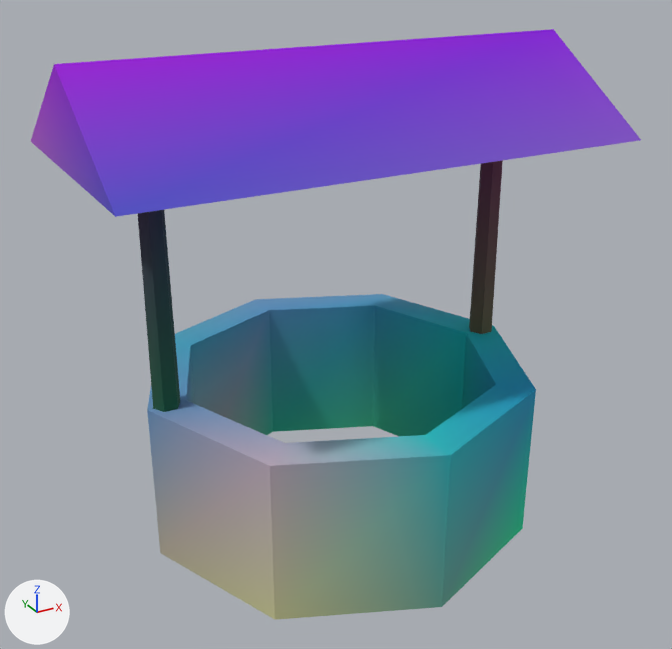
What one commit did to the glTF model assets/kit/wellhead.glb.
One viewpoint serves both versions: a 50 mm lens placed at (-2.17, -3.93, 3.05), pointed at (-0.03, -0.05, 1.11). The lights are fixed; the arrows at lower left show +X, +Y and +Z. The older version comes first. Vertices at exactly the same position are counted once.

Objects in the first picture: 'post', 'post.001', 'well_roof', 'well_wall'.
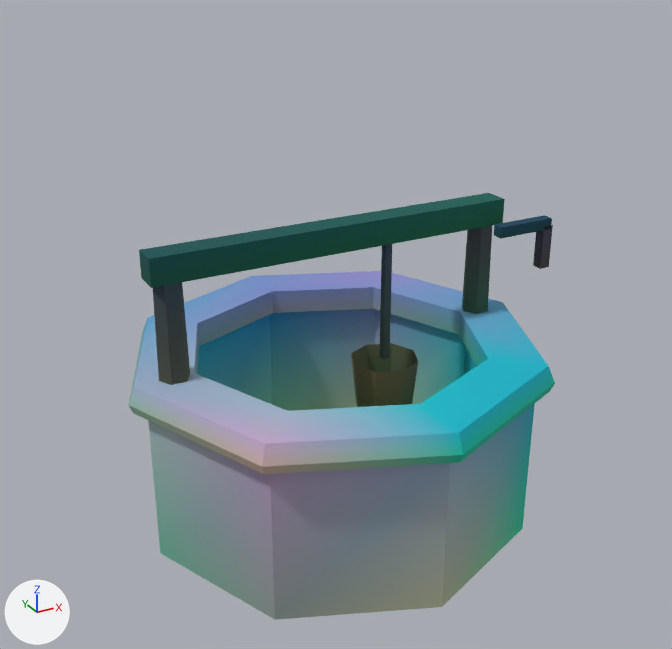
Boxes (x1, y1, x2, y2) around the edits, measured in the pictures (672 x 649 px):
'well_roof', deleted
    before: (31, 29, 641, 217)
'well_coping', added
    after: (128, 271, 555, 474)
'well_bar', added (cyan)
    after: (139, 193, 504, 288)
'post', moved, rescaled (12% narrower, 49% shorter)
    before: (138, 210, 180, 412)
    after: (153, 282, 190, 385)
'post.001', moved, rescaled (11% narrower, 49% shorter)
    before: (469, 160, 503, 334)
    after: (462, 226, 492, 314)
'bucket', added
    after: (351, 343, 418, 407)
'well_chain', added
    after: (379, 244, 392, 359)
'well_crank', added (cyan)
    after: (494, 215, 552, 238)
'well_handle', added
    after: (533, 225, 553, 269)
part 1 of me_well_wall, recoloured
    both: (161, 309, 535, 620)
part 2 of me_well_wall, recoloured
    before: (175, 294, 536, 606)
    after: (374, 309, 527, 606)
part 3 of me_well_wall, recoloured
    before: (147, 306, 450, 619)
    after: (148, 309, 441, 619)
part 4 of me_well_wall, recoloured (blue)
    before: (147, 294, 423, 466)

The change, as a list of edits to the scene's bpy script:
```text
Add mat_m_iron:
    mat_m_iron = bpy.data.materials.new('M_iron')
    # nodes: BsdfPrincipled, Mix, OutputMaterial, VertexColor
    # colours: dark grey #595961, mixed with the vertex colours
Add mat_m_stone_trim:
    mat_m_stone_trim = bpy.data.materials.new('M_stone_trim')
    # nodes: BsdfPrincipled, Mix, OutputMaterial, VertexColor
    # colours: white #e5dfd4, mixed with the vertex colours
Change me_well_wall:
    where me_well_wall.from_pydata(...)  # 32 vertices, 48 faces; spans x -1.05..1.05, y -1.05..1.05, z 0.0..0.85
    me_well_wall part 1: 21 faces centred in x -0.95..0.95, y -0.95..0.95, z 0.28..0.57 are repainted in the vertex colours; the middle colour goes from cyan #33cebd to green #87d5bd
    me_well_wall part 2: 11 faces centred in x -0.45..0.88, y -0.95..0.84, z 0.57..0.85 are repainted in the vertex colours; the middle colour goes from cyan #20c6ef to cyan #00c5ef
    me_well_wall part 3: 8 faces centred in x -0.95..0.2, y -0.84..0.77, z 0.57 are repainted in the vertex colours; the middle colour goes from blue #75c7ef to blue #a6c7ef
    me_well_wall part 4: 8 faces centred in x -0.88..0.45, y -0.73..0.88, z 0.85 are repainted in the vertex colours; the middle colour goes from blue #71b5f6 to blue #a9bff6
Change me_post:
    remove me_post.from_pydata(...)  # 12 vertices, 20 faces; spans x -0.07..0.07, y -0.061..0.061, z 0.8..2.1
    add me_post.from_pydata(...)  # 12 vertices, 20 faces; spans x -0.08..0.08, y -0.069..0.069, z 0.95..1.62
    me_post part 5: the whole mesh is scaled about its middle by (1.15, 1.15, 0.515), then moved by (0.0, 0.0, -0.165)
Change me_post_001:
    remove me_post_001.from_pydata(...)  # 12 vertices, 20 faces; spans x -0.07..0.07, y -0.061..0.061, z 0.8..2.1
    add me_post_001.from_pydata(...)  # 12 vertices, 20 faces; spans x -0.08..0.08, y -0.069..0.069, z 0.95..1.62
    me_post_001 part 6: the whole mesh is scaled about its middle by (1.15, 1.15, 0.515), then moved by (0.0, 0.0, -0.165)
Change ob_post:
    ob_post.location: (-0.95, 0.0, 0.0) -> (-0.9, 0.0, 0.0)
Change ob_post_001:
    ob_post_001.location: (0.95, 0.0, 0.0) -> (0.9, 0.0, 0.0)
Remove ob_well_roof:
    ob_well_roof = bpy.data.objects.new('well_roof', me_well_roof)
Add ob_bucket:
    ob_bucket = bpy.data.objects.new('bucket', me_bucket)  # 16 vertices, 22 faces; spans x -0.19..0.19, y -0.19..0.19, z 0.0..0.3
    ob_bucket.location = (0.3, 0.0, 0.52)
Add ob_well_chain:
    ob_well_chain = bpy.data.objects.new('well_chain', me_well_chain)  # a box spanning x -0.02..0.02, y -0.02..0.02, z 0.0..0.72
    ob_well_chain.location = (0.3, 0.0, 0.82)
Add ob_well_handle:
    ob_well_handle = bpy.data.objects.new('well_handle', me_well_handle)  # a box spanning x -0.03..0.03, y -0.03..0.03, z 0.0..0.24
    ob_well_handle.location = (1.15, -0.24, 1.28)
Add ob_well_crank:
    ob_well_crank = bpy.data.objects.new('well_crank', me_well_crank)  # a box spanning x -0.17..0.17, y -0.03..0.03, z 0.0..0.06
    ob_well_crank.location = (1.0, -0.24, 1.5)
Add ob_well_bar:
    ob_well_bar = bpy.data.objects.new('well_bar', me_well_bar)  # a box spanning x -1.0..1.0, y -0.07..0.07, z 0.0..0.14
    ob_well_bar.location = (0.0, 0.0, 1.5)
Add ob_well_coping:
    ob_well_coping = bpy.data.objects.new('well_coping', me_well_coping)  # 40 vertices, 64 faces; spans x -1.14..1.14, y -1.14..1.14, z 0.85..0.99
    ob_well_coping.location = (0.0, 0.0, 0.0)
```
